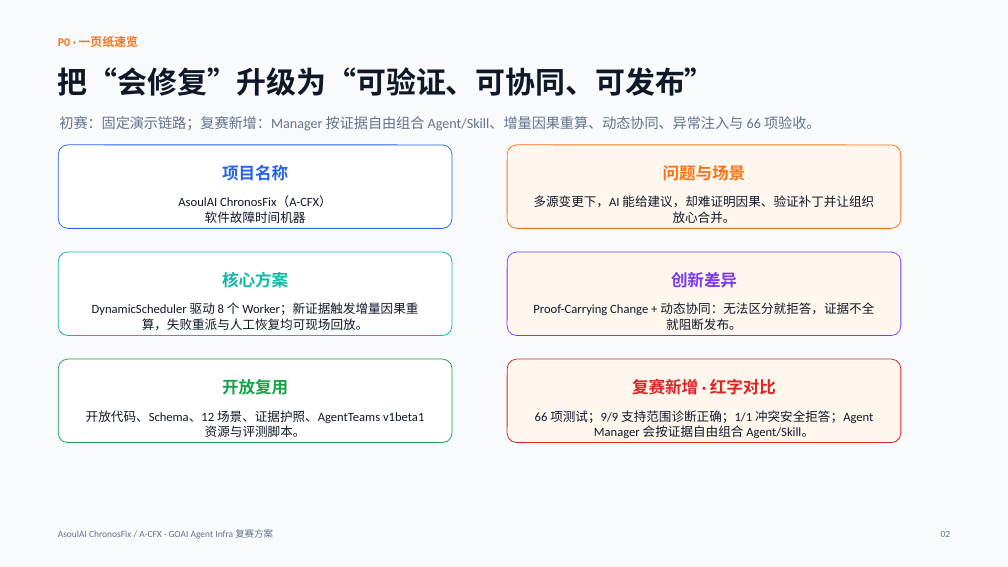
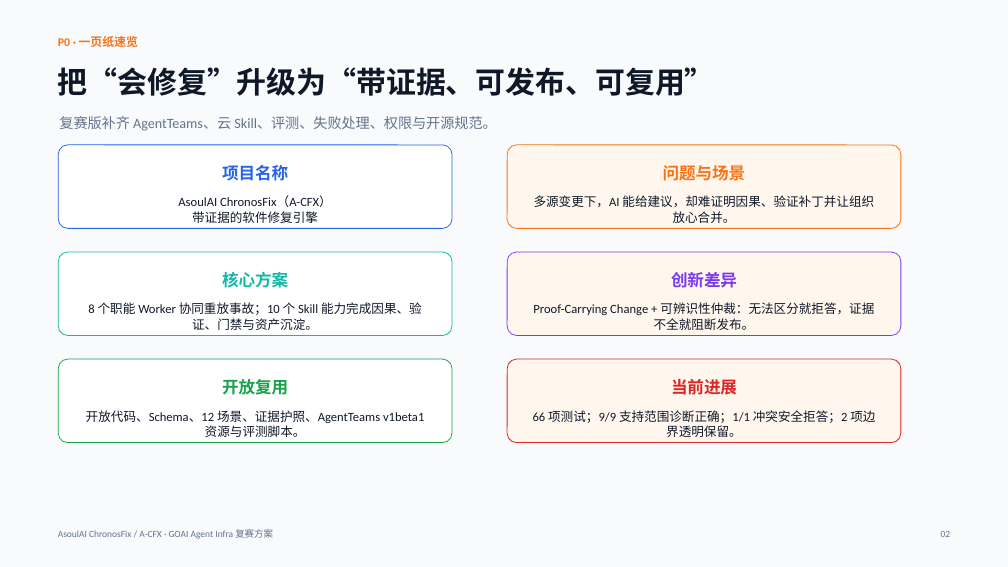
Before and after one commit to ASOUL-Official/asoulai-chronosfix, a slide deck: slide 2 of submission/ChronosFix_复赛方案.pptx. Drawn at 1008x567 pixels with LibreOffice and Linux fonts; fonts in the diff are those of the drawing. Boxes give left, top, right and bottom in pixels: in the first picture for what was removed or moved away, otherwise in the second. Text is boxed around its words. In the diff, an @@ line names an element or a change of style, - is before the commit and + after.

```diff
--- a/submission/ChronosFix_复赛方案.pptx
+++ b/submission/ChronosFix_复赛方案.pptx
@@ text at box(58, 67, 715, 96): text changed @@
-把“会修复”升级为“可验证、可协同、可发布”
+把“会修复”升级为“带证据、可发布、可复用”
@@ text at box(59, 116, 496, 131): text changed @@
-初赛：固定演示链路；复赛新增：Manager 按证据自由组合 Agent/Skill、增量因果重算、动态协同、异常注入与 66 项验收。
+复赛版补齐 AgentTeams、云 Skill、评测、失败处理、权限与开源规范。
@@ text at box(192, 211, 318, 223): text changed @@
-软件故障时间机器
+带证据的软件修复引擎
@@ text at box(88, 302, 422, 330): text changed @@
-DynamicScheduler 驱动 8 个 Worker；新证据触发增量因果重算，失败重派与人工恢复均可现场回放。
+8 个职能 Worker 协同重放事故；10 个 Skill 能力完成因果、验证、门禁与资产沉淀。
@@ text at box(533, 302, 874, 330): text changed @@
-Proof-Carrying Change + 动态协同：无法区分就拒答，证据不全就阻断发布。
+Proof-Carrying Change + 可辨识性仲裁：无法区分就拒答，证据不全就阻断发布。
@@ text at box(671, 379, 737, 395): text changed @@
-复赛新增 · 红字对比
+当前进展
@@ text at box(533, 410, 875, 437): text changed @@
-66 项测试；9/9 支持范围诊断正确；1/1 冲突安全拒答；Agent Manager 会按证据自由组合 Agent/Skill。
+66 项测试；9/9 支持范围诊断正确；1/1 冲突安全拒答；2 项边界透明保留。
```
Also in this commit, not shown: 11 other slides changed, 21 other files.
